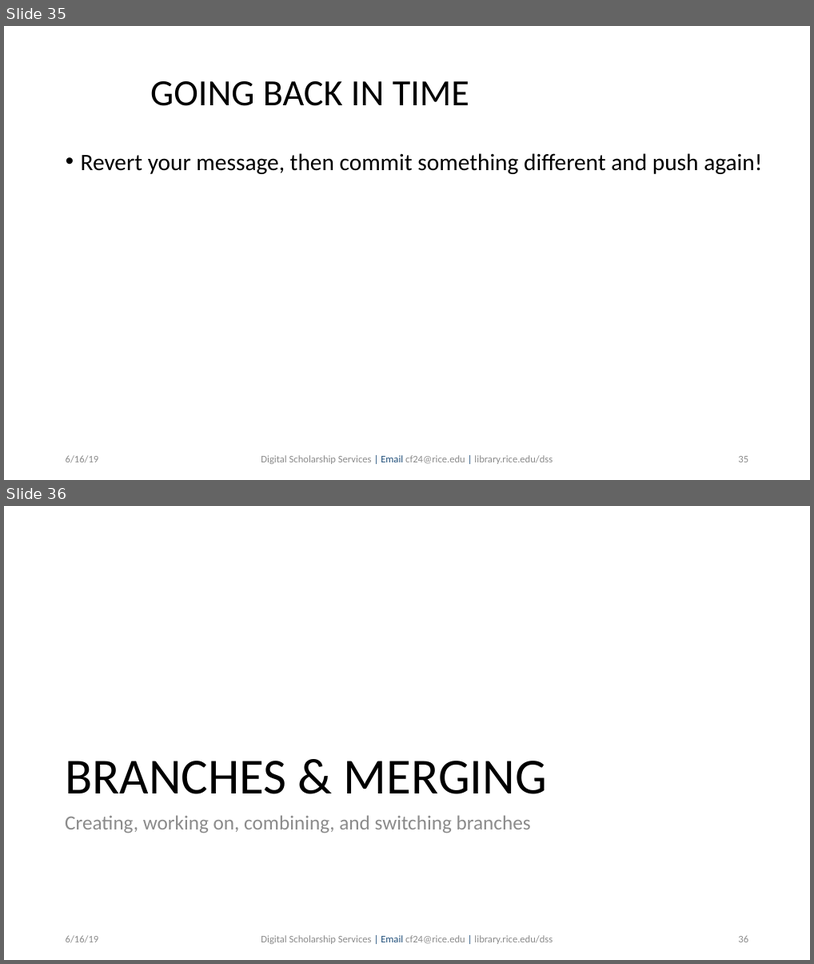
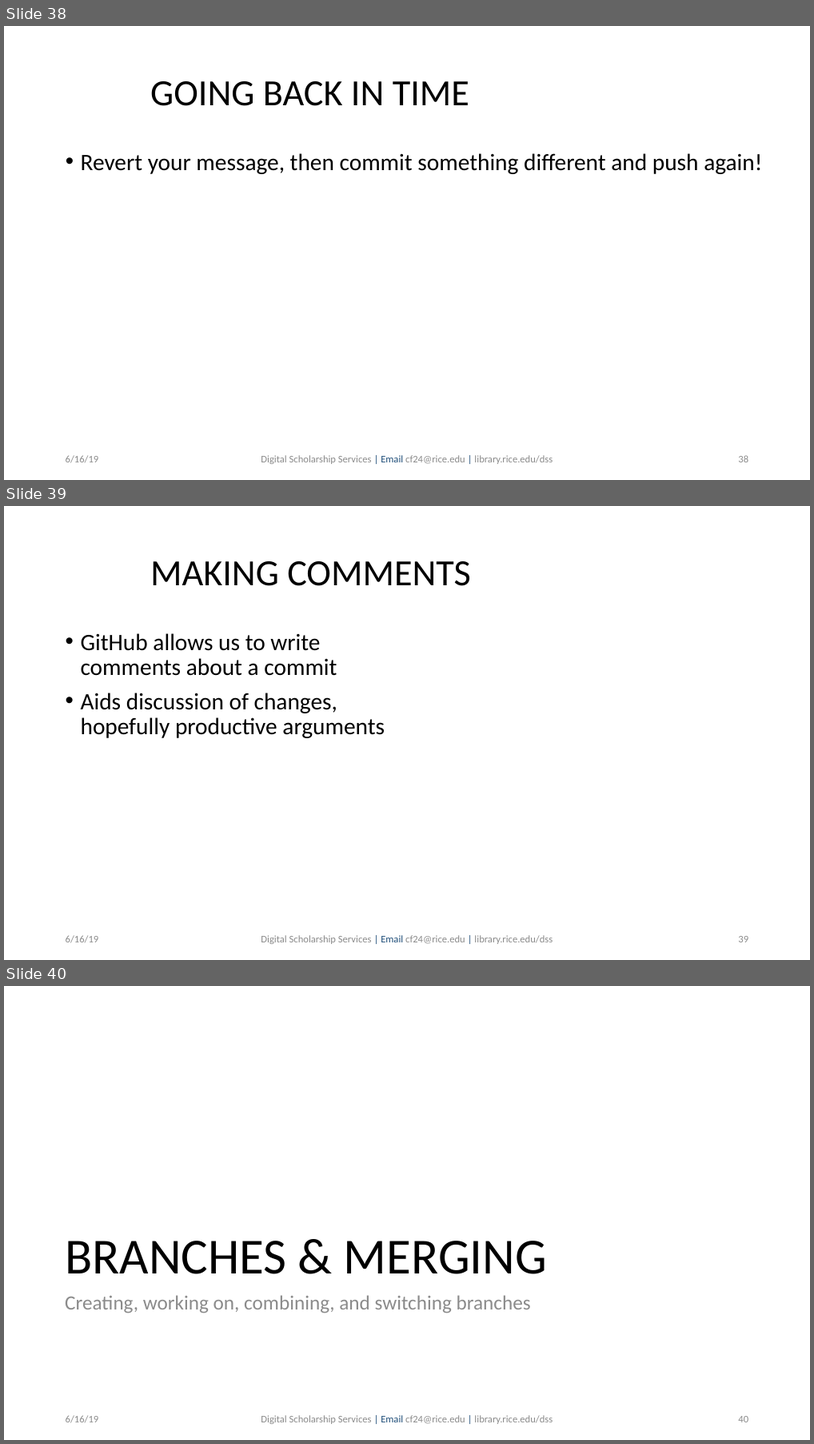
Before and after one commit to bakitybacon/rice-data-and-donuts, a slide deck: github/Introduction to Git & GitHub.pptx. Shown one above the other, each under a label of ours: slides 35 and 36 before the commit, slides 38, 39 and 40 after it. The pictures are 814x964 and 814x1444 pixels, drawn with LibreOffice and Linux fonts; fonts in the diff are those of the drawing; background and template pictures are left out. Boxes give left, top, right and bottom in pixels: in the first picture for what was removed or moved away, otherwise in the second. Text is boxed around its words. In the diff, an @@ line names an element or a change of style, - is before the commit and + after.

```diff
--- a/github/Introduction to Git & GitHub.pptx
+++ b/github/Introduction to Git & GitHub.pptx
@@ slide 39 added at (4, 506, 810, 960), background #FFFFFF @@
@@ text added at (150, 561, 471, 586), 44 pt, text #000000 @@
+MAKING COMMENTS
@@ text added at (81, 633, 385, 738), 28 pt, text #000000 @@
+• GitHub allows us to write comments about a commit
+• Aids discussion of changes, hopefully productive arguments
@@ text added at (66, 935, 99, 943), 12 pt, text #8B8B8B @@
+6/16/19
@@ text added at (261, 935, 553, 944), 12 pt, text #8B8B8B @@
+Digital Scholarship Services | Email cf24@rice.edu | library.rice.edu/dss
@@ page number added at (738, 936, 749, 942), 12 pt, text #8B8B8B @@
+39
@@ what was slide 35 is now slide 38 @@
@@ what was slide 36 is now slide 40 @@
@@ page number at (738, 1416, 749, 1422): text changed @@
-36
+40
```
Also in this commit, not shown: 1 slide changed, 9 other slides added.
